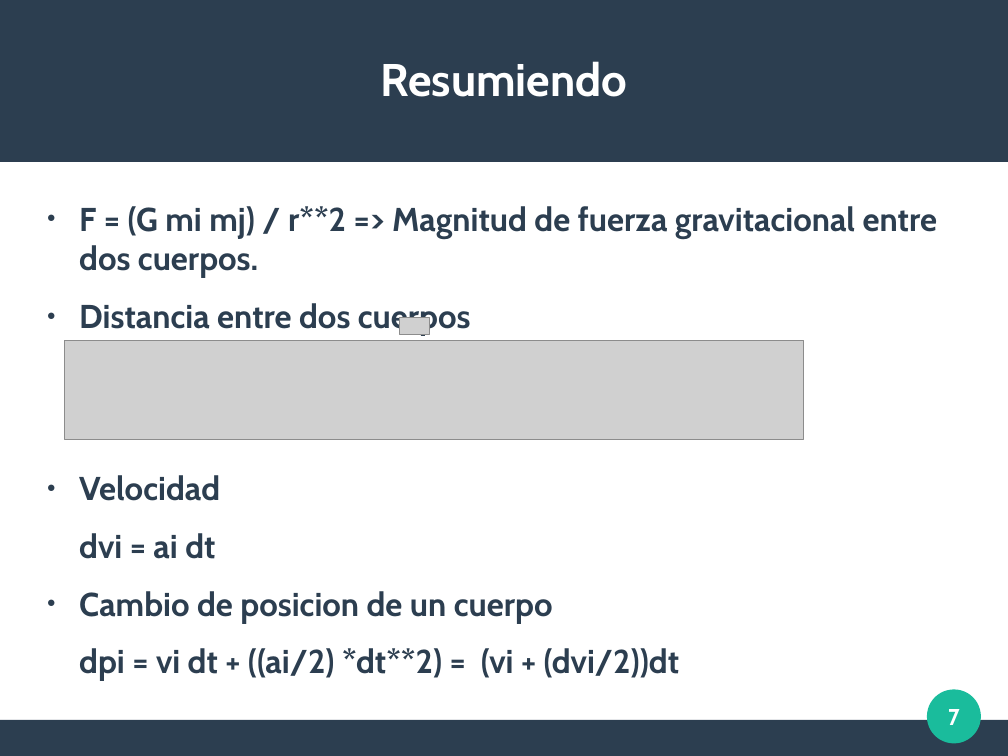
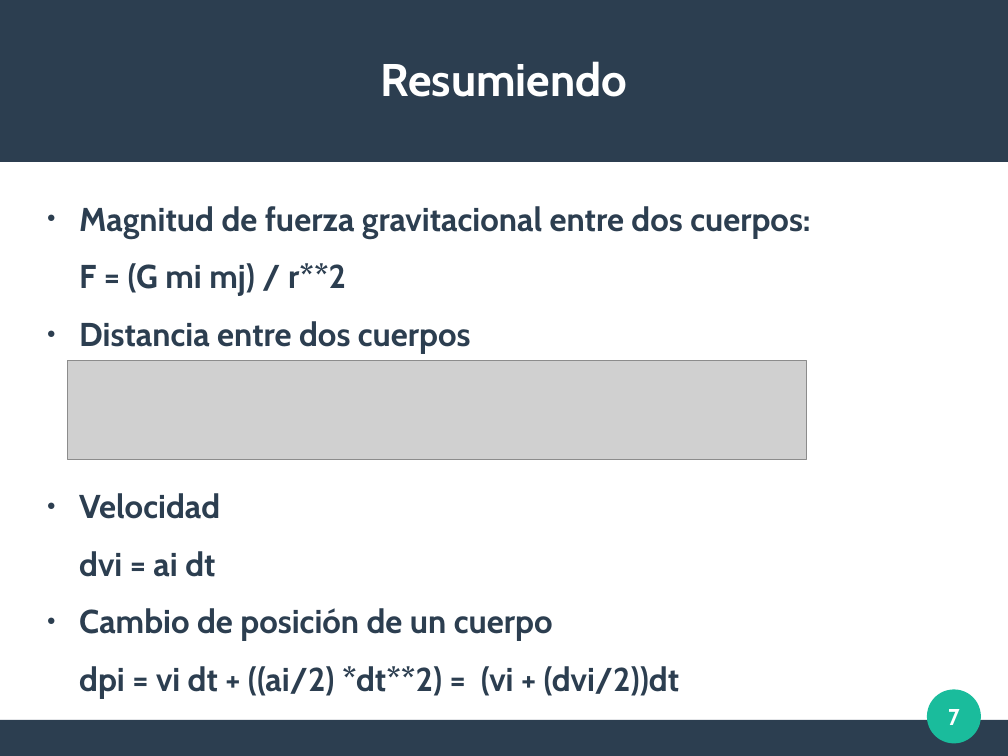
Before and after one commit to javier-a-agustin/tp-final-Introduccion-a-la-Concurrencia-2020, a slide deck: slide 7 of presentacion.odp. Drawn at 1008x756 pixels with LibreOffice and Linux fonts; fonts in the diff are those of the drawing; grey boxes stand for pictures; background and template pictures are left out. Boxes give left, top, right and bottom in pixels: in the first picture for what was removed or moved away, otherwise in the second. Text is boxed around its words. In the diff, an @@ line names an element or a change of style, - is before the commit and + after.

Commit message:
Entrega

```diff
--- a/presentacion.odp
+++ b/presentacion.odp
@@ text at (x1=79, y1=206, x2=810, y2=296): text changed @@
-● F = (G mi mj) / r**2 => Magnitud de fuerza gravitacional entre dos cuerpos.
+● Magnitud de fuerza gravitacional entre dos cuerpos:
+F = (G mi mj) / r**2
@@ picture removed at (x1=400, y1=317, x2=430, y2=335) @@
@@ picture moved from (x1=65, y1=340, x2=804, y2=439) to (x1=68, y1=360, x2=807, y2=459) @@
@@ text at (x1=79, y1=608, x2=553, y2=641): text changed @@
-● Cambio de posicion de un cuerpo
+● Cambio de posición de un cuerpo
```
Also in this commit, not shown: 3 other files.
